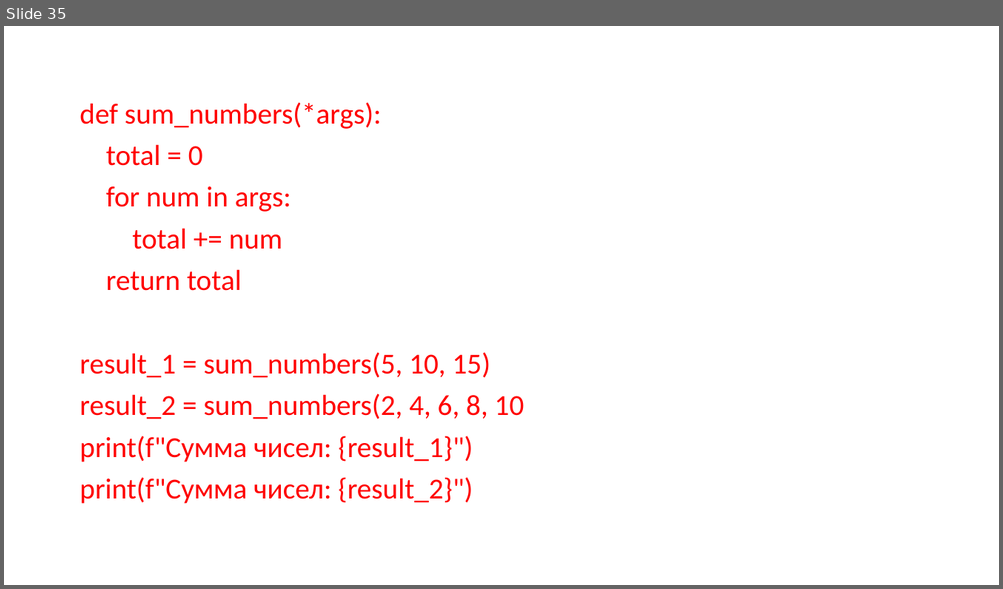
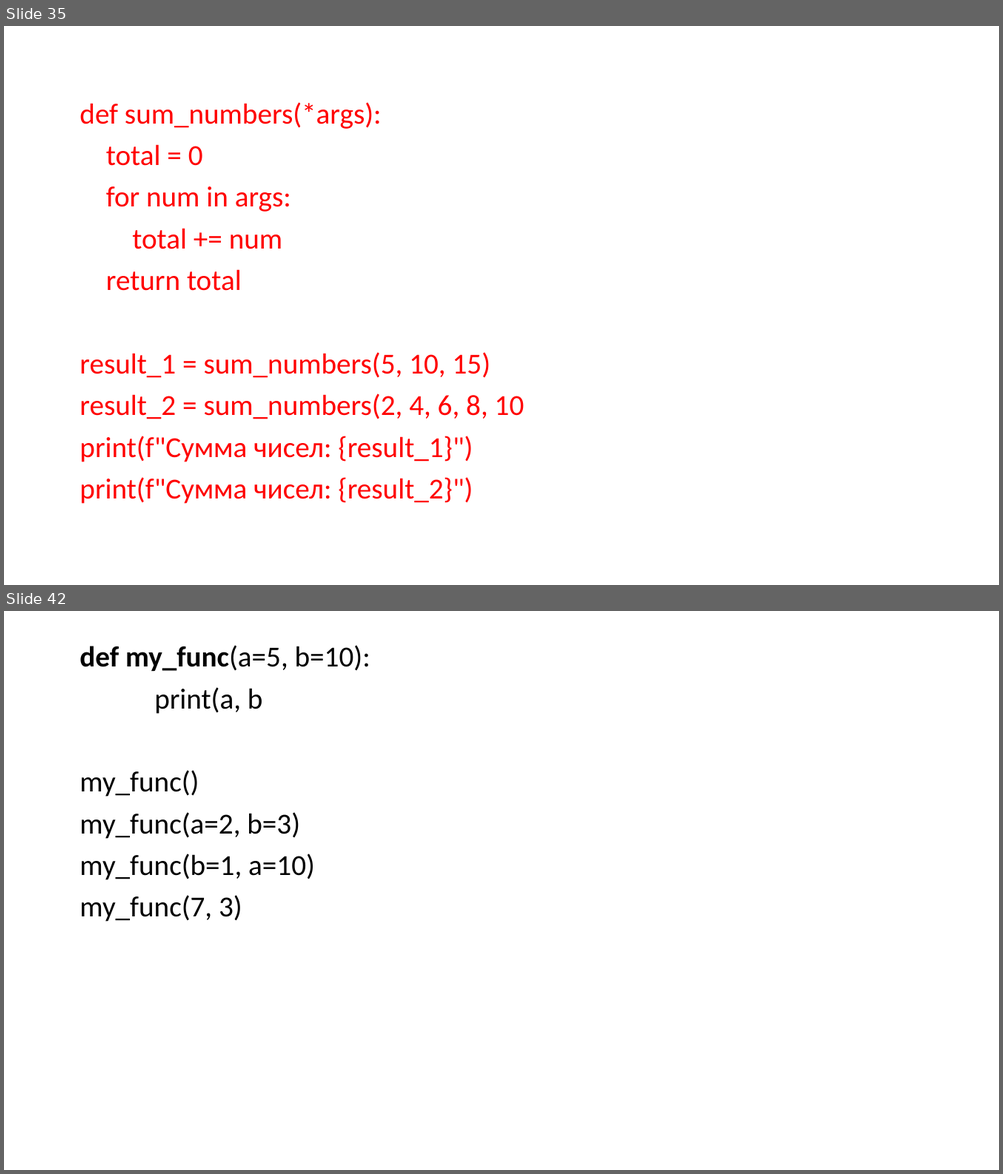
Before and after one commit to xDes-by/test, a slide deck: Презентация5.pptx. Shown one above the other, each under a label of ours: slide 35 before the commit, slides 35 and 42 after it; the slides between them are not shown. The pictures are 1003x589 and 1003x1174 pixels, drawn with LibreOffice and Linux fonts; fonts in the diff are those of the drawing. Boxes give left, top, right and bottom in pixels: in the first picture for what was removed or moved away, otherwise in the second. Text is boxed around its words. In the diff, an @@ line names an element or a change of style, - is before the commit and + after.

```diff
--- a/Презентация5.pptx
+++ b/Презентация5.pptx
@@ slide 42 added at [4,611,999,1170], background #FFFFFF @@
@@ text added at [79,645,370,922], 28 pt, text #000000 @@
+def my_func(a=5, b=10):
+print(a, b
+my_func()
+my_func(a=2, b=3)
+my_func(b=1, a=10)
+my_func(7, 3)
```
Also in this commit, not shown: 6 other slides added, 1 other file.
